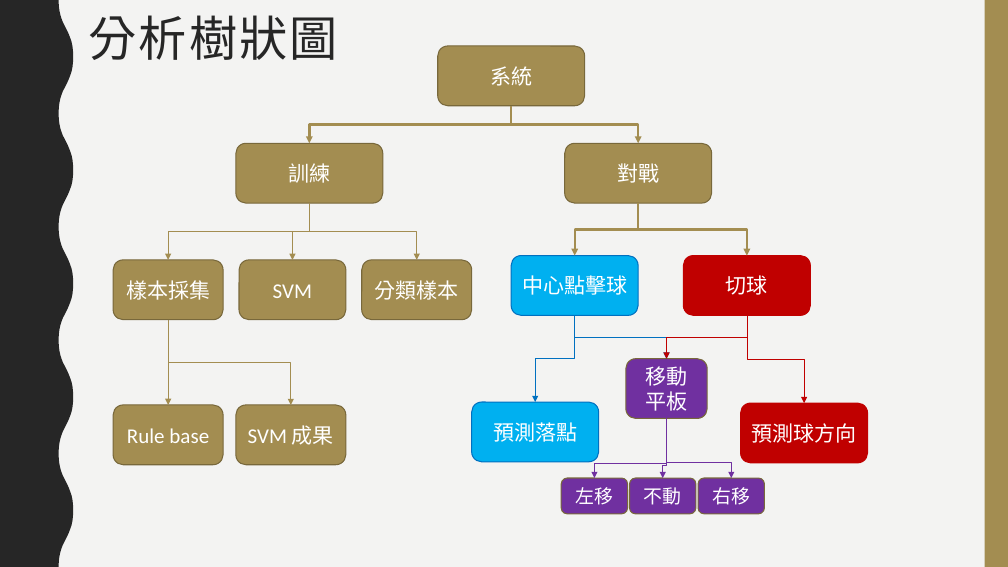
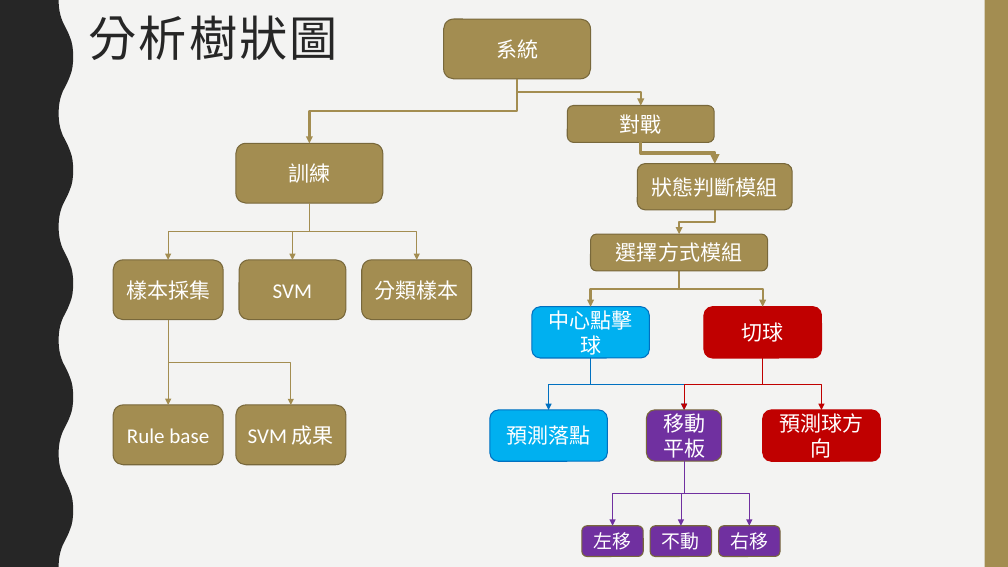
Before and after one commit to choutengfeng/0652074, a slide deck: slide 6 of HM5/專案管理.pptx. Drawn at 1008x567 pixels with LibreOffice and Linux fonts; fonts in the diff are those of the drawing. Boxes give left, top, right and bottom in pixels: in the first picture for what was removed or moved away, otherwise in the second. Text is boxed around its words. In the diff, an @@ line names an element or a change of style, - is before the commit and + after.

```diff
--- a/HM5/專案管理.pptx
+++ b/HM5/專案管理.pptx
@@ rounded rectangle "系統": place and size @@
-rounded rectangle "系統" at bbox=[438, 46, 585, 106]
+rounded rectangle "系統" at bbox=[444, 19, 591, 79]
@@ elbow arrow moved from (511, 106) - (309, 144) to (517, 79) - (309, 144) @@
@@ elbow arrow moved from (511, 106) - (638, 144) to (517, 79) - (641, 106) @@
@@ rounded rectangle "對戰": place and size @@
-rounded rectangle "對戰" at bbox=[565, 144, 712, 203]
+rounded rectangle "對戰" at bbox=[567, 106, 714, 143]
@@ elbow arrow added from (641, 142) to (715, 164), #A38D51 3 pt @@
@@ rounded rectangle added at bbox=[637, 164, 792, 210], fill #A38D51, outline #79683C 1 pt, 20 pt, text #FFFFFF @@
+狀態判斷模組
@@ rounded rectangle added at bbox=[591, 234, 768, 271], fill #A38D51, outline #79683C 1 pt, 20 pt, text #FFFFFF @@
+選擇方式模組
@@ elbow arrow added from (715, 210) to (679, 234), #A38D51 2.25 pt @@
@@ elbow arrow moved from (638, 203) - (575, 256) to (679, 271) - (591, 307) @@
@@ elbow arrow moved from (638, 203) - (747, 256) to (679, 271) - (763, 307) @@
@@ rounded rectangle "中心點擊球": place and size @@
-rounded rectangle "中心點擊球" at bbox=[511, 256, 638, 315]
+rounded rectangle "中心點擊球" at bbox=[532, 307, 649, 358]
@@ rounded rectangle "切球": place and size @@
-rounded rectangle "切球" at bbox=[684, 256, 811, 315]
+rounded rectangle "切球" at bbox=[704, 307, 821, 358]
@@ elbow arrow moved from (575, 315) - (535, 402) to (591, 358) - (549, 410) @@
@@ elbow arrow moved from (575, 315) - (667, 359) to (591, 358) - (684, 410) @@
@@ elbow arrow moved from (747, 315) - (667, 359) to (763, 358) - (684, 410) @@
@@ elbow arrow moved from (747, 315) - (805, 403) to (763, 358) - (822, 410) @@
@@ rounded rectangle "預測落點": place and size @@
-rounded rectangle "預測落點" at bbox=[472, 402, 599, 462]
+rounded rectangle "預測落點" at bbox=[490, 410, 607, 461]
@@ rounded rectangle "移動平板": place and size @@
-rounded rectangle "移動平板" at bbox=[626, 359, 708, 419]
+rounded rectangle "移動平板" at bbox=[647, 410, 722, 461]
@@ rounded rectangle "預測球方向": place and size @@
-rounded rectangle "預測球方向" at bbox=[741, 403, 868, 463]
+rounded rectangle "預測球方向" at bbox=[763, 410, 880, 461]
@@ elbow arrow moved from (667, 419) - (594, 478) to (684, 461) - (613, 526) @@
@@ elbow arrow moved from (667, 419) - (663, 478) to (684, 461) - (681, 526) @@
@@ elbow arrow moved from (667, 419) - (731, 478) to (684, 461) - (749, 526) @@
@@ rounded rectangle "左移": place and size @@
-rounded rectangle "左移" at bbox=[561, 478, 628, 513]
+rounded rectangle "左移" at bbox=[582, 526, 644, 557]
@@ rounded rectangle "不動": place and size @@
-rounded rectangle "不動" at bbox=[630, 478, 696, 513]
+rounded rectangle "不動" at bbox=[650, 526, 712, 557]
@@ rounded rectangle "右移": place and size @@
-rounded rectangle "右移" at bbox=[698, 478, 765, 513]
+rounded rectangle "右移" at bbox=[719, 526, 780, 557]
```
Also in this commit, not shown: 2 other slides changed, 1 slide removed.
